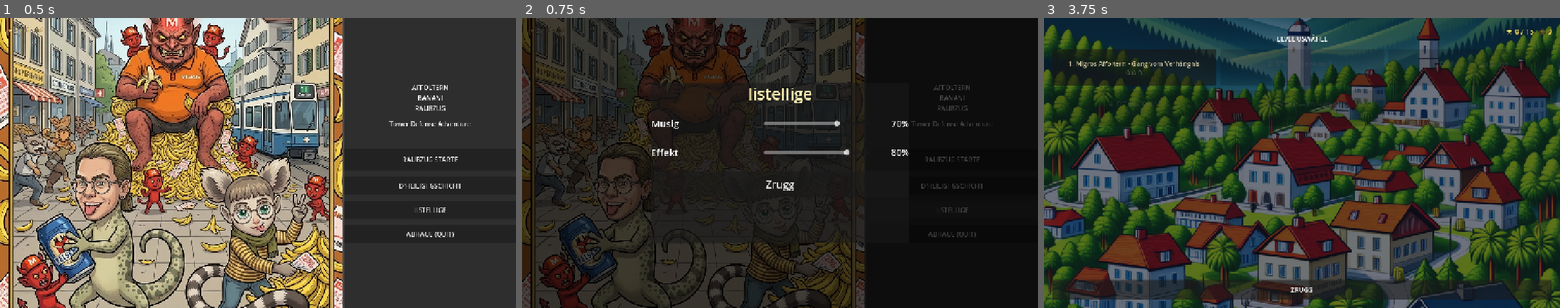
Above: before the commit, frames 1-3 (left to right).
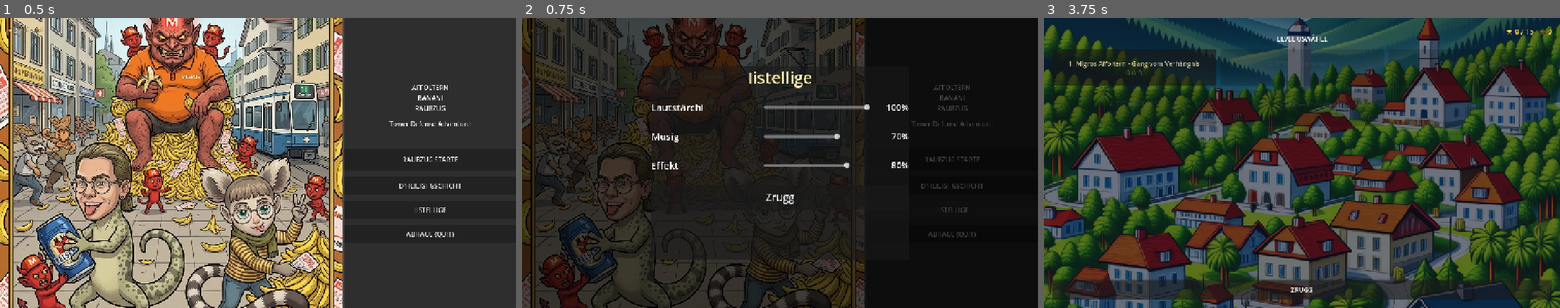
Above: after the commit, the same moments.

Repository: jgschobel/Tower-Defense-Game
Game: Godot game, scene res://scenes/ui/main_menu.tscn
Two runs of this game, one before a commit and one after it. Both use one fixed random seed, a clock stepped at 60 frames per second and the inputs below. The engine's default icon, where the game draws it, is replaced by a stand-in: a white triangle on a blue panel in a dark square.
Inputs:
- Up to frame 1 (0.5 s): no input
- Up to frame 2 (0.75 s): click "IISTELLIGE" at 0.5 s
- Up to frame 3 (3.75 s): click "RAUBZUG STARTE" at 1.25 s; click "D'HEILIGI GSCHICHT" at 2 s; click "Zrugg" at 2.75 s; click "RAUBZUG STARTE" at 3.5 s

Frame 1 is identical in both runs. In frame 2, 2.8% of the frame differs, in the area x 25-75%, y 16-84%; in frame 3, nothing differs.

Commit message:
polish(boss+audio): boss arrival screen-shake, low-rumble SFX, master volume slider
- EnemyData gets `is_boss: bool` field; boss.tres sets it true — forward-
  compatible hook for future MOAB/Tram-boss types
- wave_manager: first spawn of any is_boss enemy triggers EffectPlayer
  screen_shake(14, 0.7) + SfxManager.play_boss_rumble() via the
  existing enemy_introduced guard (fires once per session per type)
- SfxManager: play_boss_rumble() — two overlapping low sweeps
  (90→28 Hz + 220→80 Hz, 0.55s + 0.3s) for a gut-punch arrival feel
- GameManager: master_volume float (default 1.0), set_master_volume()
  routes through AudioServer.set_bus_volume_db("Master"); persisted in
  save file; applied on _ready() after load_game()
- options_menu: third slider row "Lautstärchi" for master volume,
  panel height 400→480px; all three sliders show live % label

Ticks ROADMAP P1 #42 (boss screen shake) and P1 #54 (boss entrance SFX).
Completes ROADMAP P0 options-menu item (was missing master volume).
Also ticks 3 stale items that were shipped in PR #67 but never checked off:
monster intro animation, enemy bobbing, story screen rework.

Co-Authored-By: Claude Sonnet 4.6 <noreply@anthropic.com>

Diff:
--- a/resources/enemy_data/boss.tres
+++ b/resources/enemy_data/boss.tres
@@ -16,6 +16,7 @@
 scale_factor = 3.0
 custom_texture = ExtResource("2")
 is_flying = false
+is_boss = true
 heals_nearby = false
 spawns_on_death = "basic"
 spawn_count = 3
--- a/scenes/ui/options_menu.tscn
+++ b/scenes/ui/options_menu.tscn
@@ -24,9 +24,9 @@
 anchor_right = 0.5
 anchor_bottom = 0.5
 offset_left = -320.0
-offset_top = -200.0
+offset_top = -240.0
 offset_right = 320.0
-offset_bottom = 200.0
+offset_bottom = 240.0
 
 [node name="VBox" type="VBoxContainer" parent="Panel"]
 layout_mode = 2
@@ -38,6 +38,31 @@
 theme_override_colors/font_color = Color(1, 0.95, 0.7, 1)
 text = "Iistellige"
 horizontal_alignment = 1
+
+[node name="MasterRow" type="HBoxContainer" parent="Panel/VBox"]
+layout_mode = 2
+theme_override_constants/separation = 16
+
+[node name="MasterLabel" type="Label" parent="Panel/VBox/MasterRow"]
+layout_mode = 2
+size_flags_horizontal = 3
+theme_override_font_sizes/font_size = 24
+text = "Lautstärchi"
+
+[node name="MasterSlider" type="HSlider" parent="Panel/VBox/MasterRow"]
+layout_mode = 2
+size_flags_horizontal = 3
+custom_minimum_size = Vector2(240, 50)
+min_value = 0.0
+max_value = 1.0
+step = 0.05
+
+[node name="MasterPct" type="Label" parent="Panel/VBox/MasterRow"]
+layout_mode = 2
+custom_minimum_size = Vector2(80, 0)
+theme_override_font_sizes/font_size = 22
+text = "100%"
+horizontal_alignment = 2
 
 [node name="MusicRow" type="HBoxContainer" parent="Panel/VBox"]
 layout_mode = 2
@@ -95,6 +120,7 @@
 theme_override_font_sizes/font_size = 26
 text = "Zrugg"
 
+[connection signal="value_changed" from="Panel/VBox/MasterRow/MasterSlider" to="." method="_on_master_slider_value_changed"]
 [connection signal="value_changed" from="Panel/VBox/MusicRow/MusicSlider" to="." method="_on_music_slider_value_changed"]
 [connection signal="value_changed" from="Panel/VBox/SfxRow/SfxSlider" to="." method="_on_sfx_slider_value_changed"]
 [connection signal="pressed" from="Panel/VBox/CloseButton" to="." method="_on_close_button_pressed"]
--- a/scripts/autoload/game_manager.gd
+++ b/scripts/autoload/game_manager.gd
@@ -24,6 +24,7 @@
 var friend_photos: Dictionary = {}
 
 # Audio settings — 0.0 = muted, 1.0 = full volume. Persisted in save file.
+var master_volume: float = 1.0
 var music_volume: float = 0.7
 var sfx_volume: float = 0.8
 
@@ -35,6 +36,7 @@
 
 func _ready() -> void:
 	load_game()
+	set_master_volume(master_volume)
 	# Warm up enemy and tower textures so Level 1's first wave doesn't
 	# hitch to 1 FPS loading them from disk (issue #46). Runs once at
 	# game start while the menu is showing.
@@ -62,6 +64,13 @@
 			load(p)  # discarded — Godot caches for subsequent use
 
 
+func set_master_volume(v: float) -> void:
+	master_volume = clampf(v, 0.0, 1.0)
+	var db: float = -80.0 if master_volume <= 0.0001 else linear_to_db(master_volume)
+	AudioServer.set_bus_volume_db(AudioServer.get_bus_index("Master"), db)
+	save_game()
+
+
 func set_music_volume(v: float) -> void:
 	music_volume = clampf(v, 0.0, 1.0)
 	save_game()
@@ -150,6 +159,7 @@
 		"total_stars": total_stars,
 		"currency_total": CurrencyManager.total_gold_earned,
 		"friend_photos": friend_photos,
+		"master_volume": master_volume,
 		"music_volume": music_volume,
 		"sfx_volume": sfx_volume,
 		"total_kills": total_kills,
@@ -172,6 +182,7 @@
 		level_stars = save_data.get("level_stars", {})
 		total_stars = save_data.get("total_stars", 0)
 		friend_photos = save_data.get("friend_photos", {})
+		master_volume = save_data.get("master_volume", 1.0)
 		music_volume = save_data.get("music_volume", 0.7)
 		sfx_volume = save_data.get("sfx_volume", 0.8)
 		total_kills = save_data.get("total_kills", 0)
--- a/scripts/enemies/enemy_data.gd
+++ b/scripts/enemies/enemy_data.gd
@@ -20,6 +20,7 @@
 
 # Special abilities
 @export var is_flying: bool = false
+@export var is_boss: bool = false
 @export var heals_nearby: bool = false
 @export var heal_amount: float = 5.0
 @export var heal_radius: float = 60.0
--- a/scripts/systems/sfx_manager.gd
+++ b/scripts/systems/sfx_manager.gd
@@ -48,6 +48,13 @@
 	# Placement confirmation — short "thunk" that rises then settles.
 	# Gives tactile feedback on successful drop.
 	_play_sweep(220.0, 440.0, 0.12, 0.35)
+
+
+func play_boss_rumble() -> void:
+	# Low-frequency gut-punch when De Vegan-Tüüfel arrives.
+	# Two overlapping sweeps: a deep bass drop + a mid-frequency stinger.
+	_play_sweep(90.0, 28.0, 0.55, 0.5)
+	_play_sweep(220.0, 80.0, 0.3, 0.3)
 
 
 func _play_tone(freq: float, duration: float, volume: float, noise: bool = false) -> void:
--- a/scripts/systems/wave_manager.gd
+++ b/scripts/systems/wave_manager.gd
@@ -182,6 +182,9 @@
 	if enemy_id not in _seen_enemy_ids:
 		_seen_enemy_ids.append(enemy_id)
 		enemy_introduced.emit(enemy_id, enemy_data)
+		if enemy_data != null and enemy_data.is_boss:
+			EffectPlayer.screen_shake(14.0, 0.7)
+			SfxManager.play_boss_rumble()
 
 	enemies_alive += 1
 	enemies_remaining_changed.emit(enemies_alive)
--- a/scripts/ui/options_menu.gd
+++ b/scripts/ui/options_menu.gd
@@ -1,10 +1,12 @@
 extends Control
 
-## Options menu — music + SFX volume sliders. Values saved via GameManager.
+## Options menu — master, music, and SFX volume sliders. Values saved via GameManager.
 ## Accessible from main menu and pause menu.
 
 signal closed
 
+@onready var master_slider: HSlider = $Panel/VBox/MasterRow/MasterSlider
+@onready var master_pct_label: Label = $Panel/VBox/MasterRow/MasterPct
 @onready var music_slider: HSlider = $Panel/VBox/MusicRow/MusicSlider
 @onready var music_pct_label: Label = $Panel/VBox/MusicRow/MusicPct
 @onready var sfx_slider: HSlider = $Panel/VBox/SfxRow/SfxSlider
@@ -13,14 +15,21 @@
 
 
 func _ready() -> void:
+	master_slider.value = GameManager.master_volume
 	music_slider.value = GameManager.music_volume
 	sfx_slider.value = GameManager.sfx_volume
 	_refresh_labels()
 
 
 func _refresh_labels() -> void:
+	master_pct_label.text = "%d%%" % int(master_slider.value * 100)
 	music_pct_label.text = "%d%%" % int(music_slider.value * 100)
 	sfx_pct_label.text = "%d%%" % int(sfx_slider.value * 100)
+
+
+func _on_master_slider_value_changed(value: float) -> void:
+	GameManager.set_master_volume(value)
+	_refresh_labels()
 
 
 func _on_music_slider_value_changed(value: float) -> void:
Not shown, changed: CHANGELOG.md
Not shown, changed: ROADMAP.md
